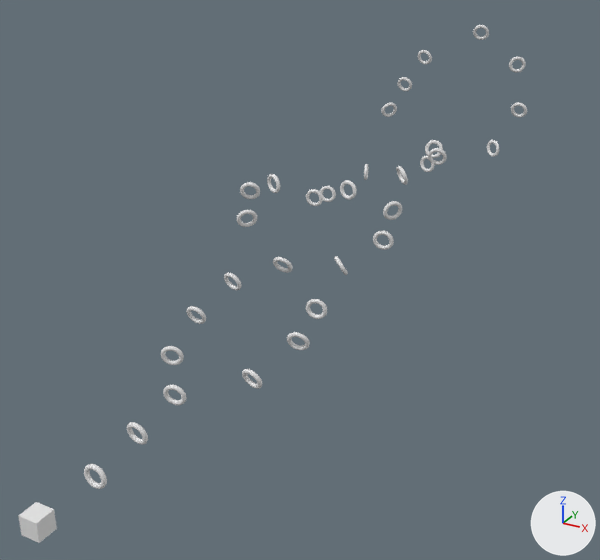
The Blender file core/blender/Levels/Beginner Levels/level17.blend: old version first, new version second.
Both versions are drawn from a 50 mm lens placed at (45.5, -37.8, 46.0), pointed at (1.7, 41.8, 6.2). Arrows for +X, +Y and +Z are at lower right; the lights stay in place.
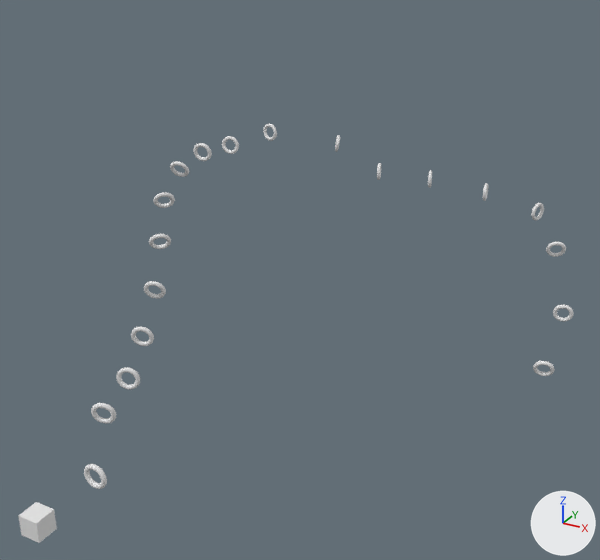
Changed parts and their boxes (x1, y1, x2, y2) in the pictures (600 x 560 px):
'Gate.001', moved, turned: before (127, 422, 148, 445); after (91, 403, 116, 424)
'Gate.002', moved, turned: before (163, 385, 187, 405); after (116, 367, 140, 390)
'Gate.003', moved: before (161, 346, 184, 365); after (131, 327, 154, 346)
'Gate.004', moved, turned: before (186, 306, 206, 324); after (144, 281, 166, 299)
'Gate.008', moved: before (373, 231, 394, 250); after (193, 143, 212, 161)
'Gate.005', moved, turned: before (224, 272, 242, 290); after (149, 234, 171, 249)
'Gate.006', moved, turned: before (273, 257, 293, 273); after (153, 192, 175, 208)
'Gate.009', moved, turned: before (383, 201, 402, 220); after (222, 136, 239, 154)
'Gate.017', moved: before (509, 57, 526, 73); after (553, 305, 574, 322)
'Gate.018', moved: before (473, 25, 489, 40); after (533, 361, 554, 376)
'Gate.010', moved: before (340, 180, 357, 200); after (263, 124, 277, 141)
'Gate.016', moved, turned: before (511, 102, 527, 118); after (546, 242, 566, 257)
'Gate.007', moved, turned: before (334, 256, 348, 275); after (170, 161, 189, 177)
'Gate.015', moved, turned: before (487, 140, 500, 157); after (531, 203, 544, 221)
'Gate.021', deleted: before (306, 299, 327, 319)
'Gate.020', deleted: before (287, 332, 310, 350)
'Gate.019', deleted: before (242, 369, 262, 389)
'Gate.011', moved, turned: before (306, 189, 323, 206); after (335, 135, 340, 152)
'Gate.022', deleted: before (237, 210, 257, 227)
'Gate.023', deleted: before (240, 182, 260, 199)
'Gate.012', moved, turned: before (320, 186, 336, 202); after (377, 163, 381, 180)
'Gate.014', moved, turned: before (420, 156, 435, 172); after (483, 183, 488, 201)
'Gate.026', deleted: before (428, 148, 447, 165)
'Gate.024', deleted: before (267, 174, 280, 193)
'Gate.027', deleted: before (425, 140, 443, 158)
'Gate.025', deleted: before (396, 166, 408, 185)
'Gate.013', moved: before (364, 164, 368, 180); after (428, 170, 432, 188)
'Gate.028', deleted: before (381, 103, 397, 117)
'Gate.030', deleted: before (418, 50, 432, 64)
'Gate.029', deleted: before (397, 77, 412, 91)

The change, as a list of edits to the scene's bpy script:
```text
Change ob_gate_018:
    ob_gate_018.location: (5.0, 95.0, 29.0) -> (29.0, 53.0, -4.0)
Remove ob_gate_030:
    ob_gate_030 = bpy.data.objects.new('Gate.030', me_gate_030)
Remove ob_gate_029:
    ob_gate_029 = bpy.data.objects.new('Gate.029', me_gate_029)
Remove ob_gate_028:
    ob_gate_028 = bpy.data.objects.new('Gate.028', me_gate_028)
Change ob_gate_017:
    ob_gate_017.location: (12.0, 92.0, 25.0) -> (29.0, 61.0, 0.0)
Change ob_gate_016:
    ob_gate_016.location: (14.0, 88.0, 19.0) -> (26.0, 67.0, 6.0)
    ob_gate_016.rotation_euler: (1.92, 0.0, 0.0) -> (1.92, 0.0, 0.349)  # degrees (110, 0, 0) -> degrees (110, 0, 20)
Change ob_gate_015:
    ob_gate_015.location: (12.0, 83.0, 14.0) -> (22.0, 72.0, 9.0)
    ob_gate_015.rotation_euler: (1.571, 0.0, 2.618) -> (1.571, 0.0, 1.222)  # degrees (90, 0, 150) -> degrees (90, 0, 70)
Change ob_gate_014:
    ob_gate_014.location: (4.0, 77.0, 12.0) -> (14.0, 74.0, 10.0)
    ob_gate_014.rotation_euler: (1.571, 0.0, -0.262) -> (1.571, 0.0, -1.396)  # degrees (90, 0, -15) -> degrees (90, 0, -80)
Remove ob_gate_027:
    ob_gate_027 = bpy.data.objects.new('Gate.027', me_gate_027)
Remove ob_gate_026:
    ob_gate_026 = bpy.data.objects.new('Gate.026', me_gate_026)
Remove ob_gate_025:
    ob_gate_025 = bpy.data.objects.new('Gate.025', me_gate_025)
Change ob_gate_013:
    ob_gate_013.location: (-5.0, 75.0, 10.0) -> (6.0, 73.0, 11.0)
Change ob_gate_012:
    ob_gate_012.location: (-8.0, 68.0, 8.0) -> (-2.0, 73.0, 11.0)
    ob_gate_012.rotation_euler: (1.571, 0.0, 0.175) -> (1.571, 0.0, -1.222)  # degrees (90, 0, 10) -> degrees (90, 0, -70)
Change ob_gate_011:
    ob_gate_011.location: (-6.0, 60.0, 10.0) -> (-8.0, 71.0, 15.0)
    ob_gate_011.rotation_euler: (1.658, 0.436, 0.175) -> (1.396, 0.698, -1.222)  # degrees (95, 25, 10) -> degrees (80, 40, -70)
Change ob_gate_010:
    ob_gate_010.location: (2.0, 54.0, 14.0) -> (-16.0, 65.0, 17.0)
Remove ob_gate_024:
    ob_gate_024 = bpy.data.objects.new('Gate.024', me_gate_024)
Remove ob_gate_023:
    ob_gate_023 = bpy.data.objects.new('Gate.023', me_gate_023)
Remove ob_gate_022:
    ob_gate_022 = bpy.data.objects.new('Gate.022', me_gate_022)
Change ob_gate_009:
    ob_gate_009.location: (9.0, 52.0, 13.0) -> (-17.0, 56.0, 17.0)
    ob_gate_009.rotation_euler: (1.745, -0.0873, 0.785) -> (1.571, 0.0, 0.175)  # degrees (100, -5, 45) -> degrees (90, 0, 10)
Change ob_gate_008:
    ob_gate_008.location: (10.0, 47.0, 11.0) -> (-16.0, 48.0, 18.0)
Change ob_gate_007:
    ob_gate_007.location: (7.0, 42.0, 9.0) -> (-16.0, 43.0, 17.0)
    ob_gate_007.rotation_euler: (2.094, 0.0, -0.873) -> (2.094, 0.0, 0.175)  # degrees (120, 0, -50) -> degrees (120, 0, 10)
Change ob_gate_006:
    ob_gate_006.location: (1.0, 39.0, 9.0) -> (-14.0, 37.0, 15.0)
    ob_gate_006.rotation_euler: (2.094, 0.0, 0.0) -> (2.094, 0.0, 0.698)  # degrees (120, 0, 0) -> degrees (120, 0, 40)
Remove ob_gate_021:
    ob_gate_021 = bpy.data.objects.new('Gate.021', me_gate_020)
Remove ob_gate_020:
    ob_gate_020 = bpy.data.objects.new('Gate.020', me_gate_021)
Remove ob_gate_019:
    ob_gate_019 = bpy.data.objects.new('Gate.019', me_gate_019)
Change ob_gate_005:
    ob_gate_005.location: (-4.0, 36.0, 7.0) -> (-11.0, 32.0, 12.0)
    ob_gate_005.rotation_euler: (1.92, 0.0, -0.175) -> (2.094, 0.0, 0.698)  # degrees (110, 0, -10) -> degrees (120, 0, 40)
Change ob_gate_004:
    ob_gate_004.location: (-5.0, 30.0, 5.0) -> (-9.0, 28.0, 8.0)
    ob_gate_004.rotation_euler: (1.92, 0.0, 0.0) -> (1.92, 0.0, 0.349)  # degrees (110, 0, 0) -> degrees (110, 0, 20)
Change ob_gate_003:
    ob_gate_003.location: (-4.0, 24.0, 3.0) -> (-7.0, 23.0, 5.0)
Change ob_gate_002:
    ob_gate_002.location: (0.0, 19.0, 2.0) -> (-5.0, 18.0, 3.0)
    ob_gate_002.rotation_euler: (1.745, 0.0, 0.175) -> (1.571, 0.0, 0.349)  # degrees (100, 0, 10) -> degrees (90, 0, 20)
Change ob_gate_001:
    ob_gate_001.location: (0.0, 13.0, 1.0) -> (-4.0, 13.0, 2.0)
    ob_gate_001.rotation_euler: (1.745, 0.0, -0.0873) -> (1.745, 0.0, 0.349)  # degrees (100, 0, -5) -> degrees (100, 0, 20)
```
